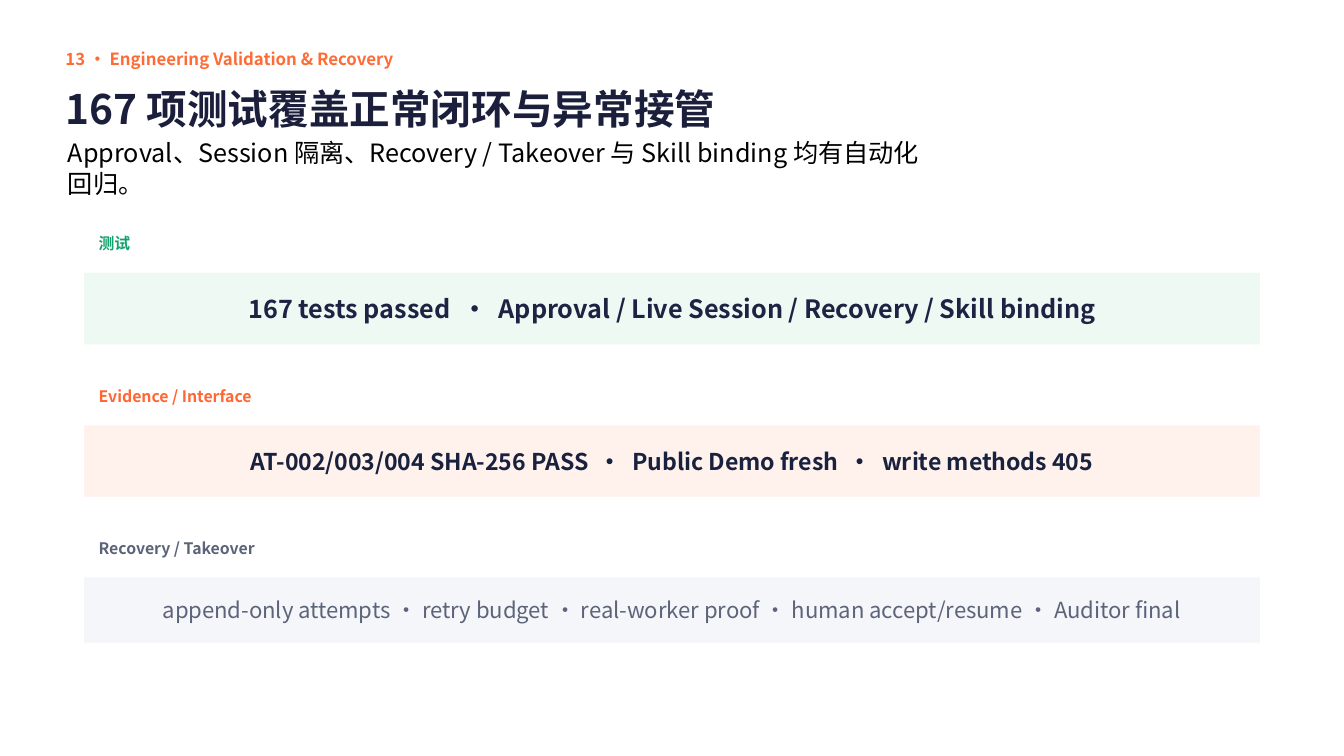
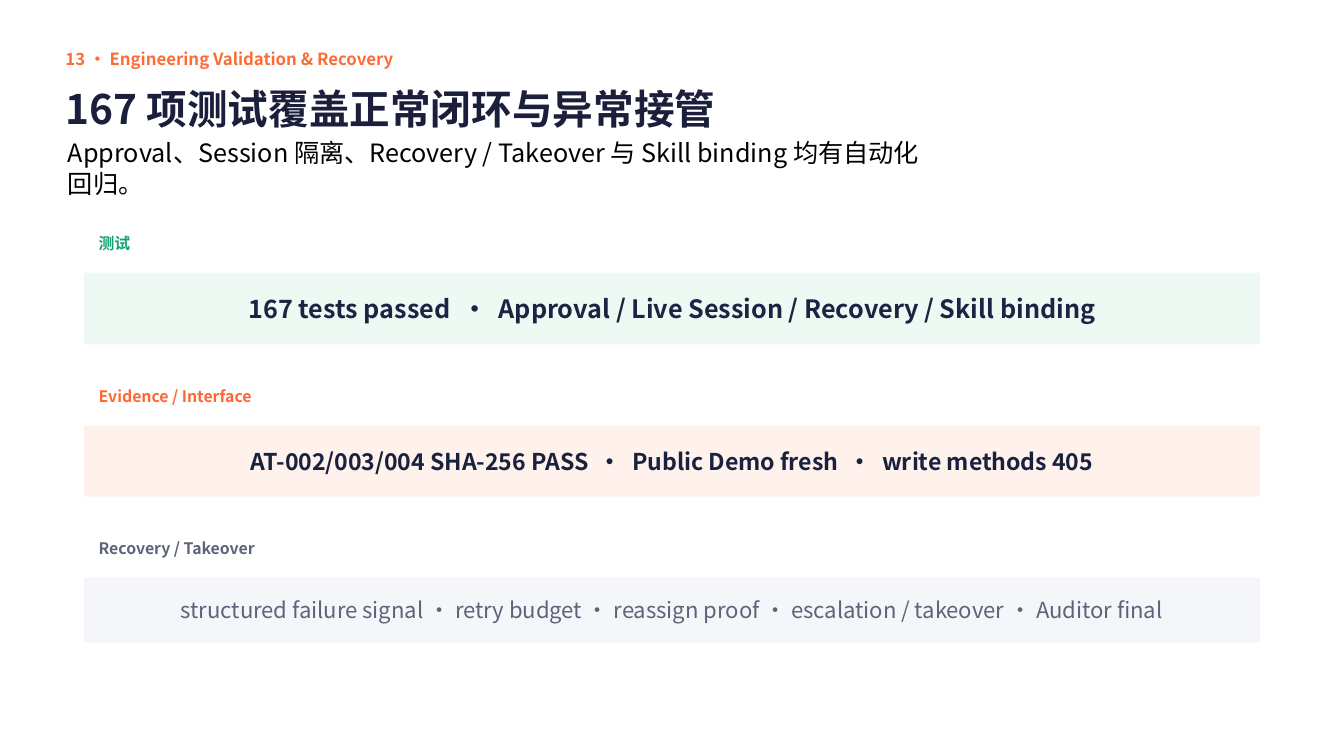
Before and after one commit to JAKIIC/LabOps-Guard, a slide deck: slide 16 of submission/LabOps-Guard-GOAI-复赛方案-v1.0-rc1.pptx. Drawn at 1344x756 pixels with LibreOffice and Linux fonts; fonts in the diff are those of the drawing. Boxes give left, top, right and bottom in pixels: in the first picture for what was removed or moved away, otherwise in the second. Text is boxed around its words. In the diff, an @@ line names an element or a change of style, - is before the commit and + after.

```diff
--- a/submission/LabOps-Guard-GOAI-复赛方案-v1.0-rc1.pptx
+++ b/submission/LabOps-Guard-GOAI-复赛方案-v1.0-rc1.pptx
@@ text in rectangle at bbox=[181, 600, 1162, 624]: text changed @@
-append-only attempts · retry budget · real-worker proof · human accept/resume · Auditor final
+structured failure signal · retry budget · reassign proof · escalation / takeover · Auditor final
```
Also in this commit, not shown: 2 other slides changed, 12 other files.
